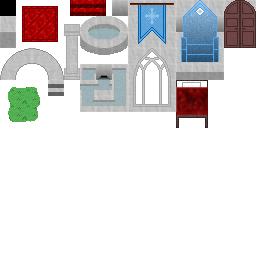
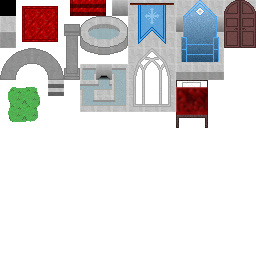
Revision of a layered 256 × 256 image; what changed, layer by layer:
painted on "Layer" over [0,16,128,80]
